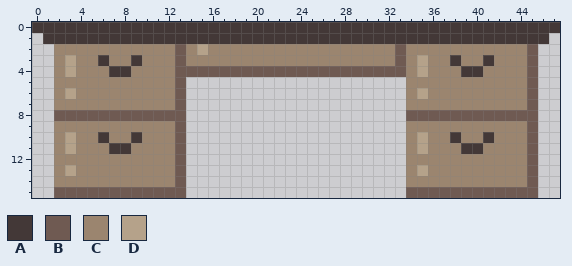
Pixel-art file, stored at Assets/Sprites/Decor/Desk2.aseprite. Above, as it was before the edit.
48x16 pixels, 1 frame.
Palette (. is transparent): A #433837  B #6f5a52  C #9b856f  D #b5a28a
Pixels before, first column x 0:
 0 AAAAAAAAAAAAAAAAAAAAAAAAAAAAAAAAAAAAAAAAAAAAAAAA
 1 .AAAAAAAAAAAAAAAAAAAAAAAAAAAAAAAAAAAAAAAAAAAAAA.
 2 ..CCCCCCCCCCCBCDCCCCCCCCCCCCCCCCCBCCCCCCCCCCCB..
 3 ..CDCCACCACCCBCCCCCCCCCCCCCCCCCCCBCDCCACCACCCB..
 4 ..CDCCCAACCCCBBBBBBBBBBBBBBBBBBBBBCDCCCAACCCCB..
 5 ..CCCCCCCCCCCB....................CCCCCCCCCCCB..
 6 ..CDCCCCCCCCCB....................CDCCCCCCCCCB..
 7 ..CCCCCCCCCCCB....................CCCCCCCCCCCB..
 8 ..BBBBBBBBBBBB....................BBBBBBBBBBBB..
 9 ..CCCCCCCCCCCB....................CCCCCCCCCCCB..
10 ..CDCCACCACCCB....................CDCCACCACCCB..
11 ..CDCCCAACCCCB....................CDCCCAACCCCB..
12 ..CCCCCCCCCCCB....................CCCCCCCCCCCB..
13 ..CDCCCCCCCCCB....................CDCCCCCCCCCB..
14 ..CCCCCCCCCCCB....................CCCCCCCCCCCB..
15 ..BBBBBBBBBBBB....................BBBBBBBBBBBB..
And afterwards:
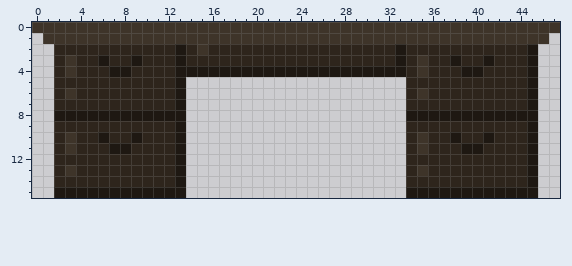
Difference:
colour A: #433837 -> #3e3429
colour B: #6f5a52 -> #1e1812
colour C: #9b856f -> #2e251c
Changed rows in their new state; - is a pixel that keeps its letter.
first column x 3:
 2 ------------A--------------------------
 3 A--B--B-------------------------A--B--B
 4 A---BB--------------------------A---BB-
 6 A-------------------------------A------
first column x 3:
10 A--B--B-------------------------A--B--B
11 A---BB--------------------------A---BB-
13 A-------------------------------A------
Changed places in both pictures, as pixel boxes (x1, y1, x2, y2):
changed: (32, 22, 560, 198)
